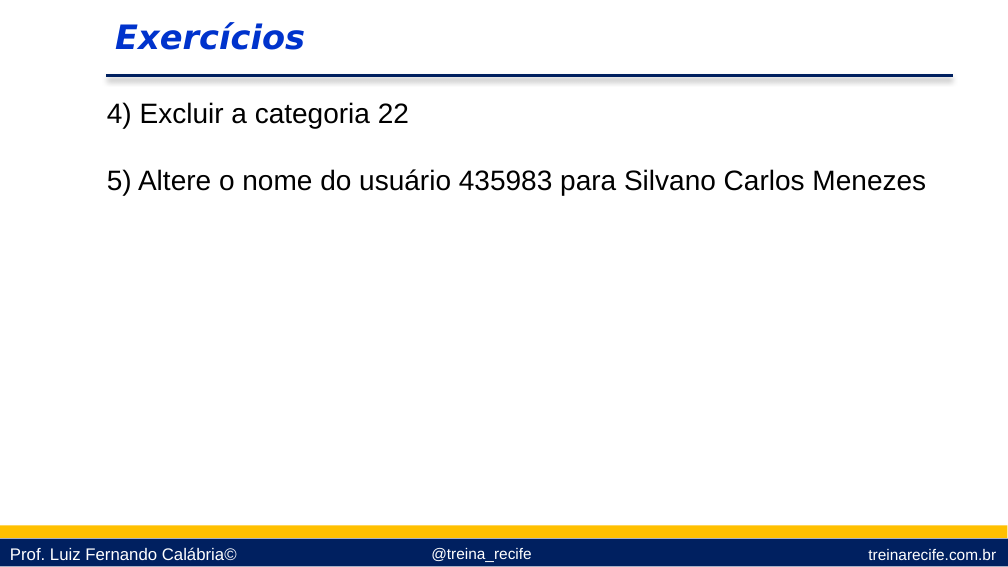
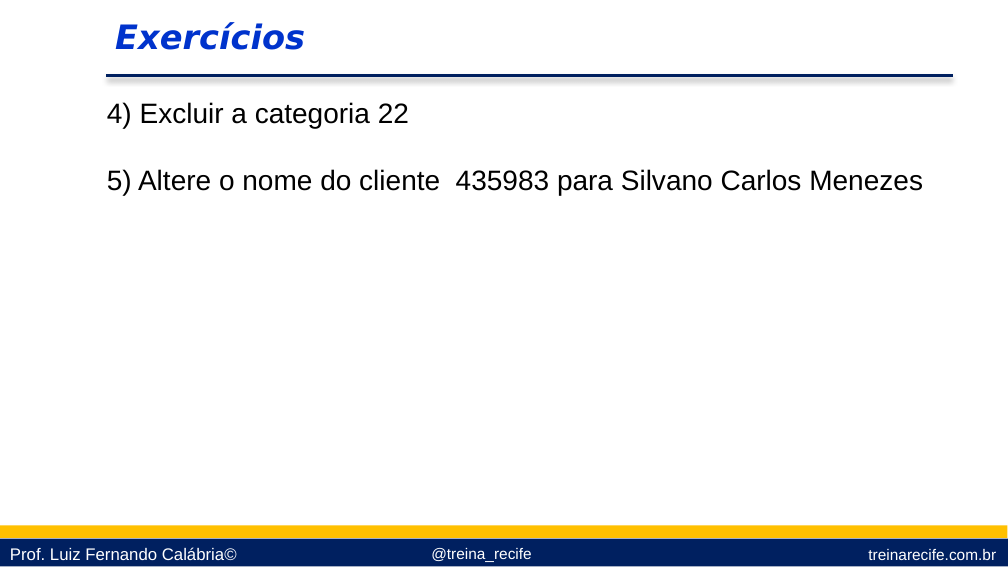
Before and after one commit to lfcalabria/sql, a slide deck: slide 53 of Apresentação/sql.pptx. Drawn at 1008x567 pixels with LibreOffice and Linux fonts; fonts in the diff are those of the drawing; background and template pictures are left out. Boxes give left, top, right and bottom in pixels: in the first picture for what was removed or moved away, otherwise in the second. Text is boxed around its words. In the diff, an @@ line names an element or a change of style, - is before the commit and + after.

```diff
--- a/Apresentação/sql.pptx
+++ b/Apresentação/sql.pptx
@@ text at bbox=[107, 169, 923, 195]: text changed @@
-5) Altere o nome do usuário 435983 para Silvano Carlos Menezes
+5) Altere o nome do cliente 435983 para Silvano Carlos Menezes
```
Also in this commit, not shown: 1 other slide changed, 2 other files.
